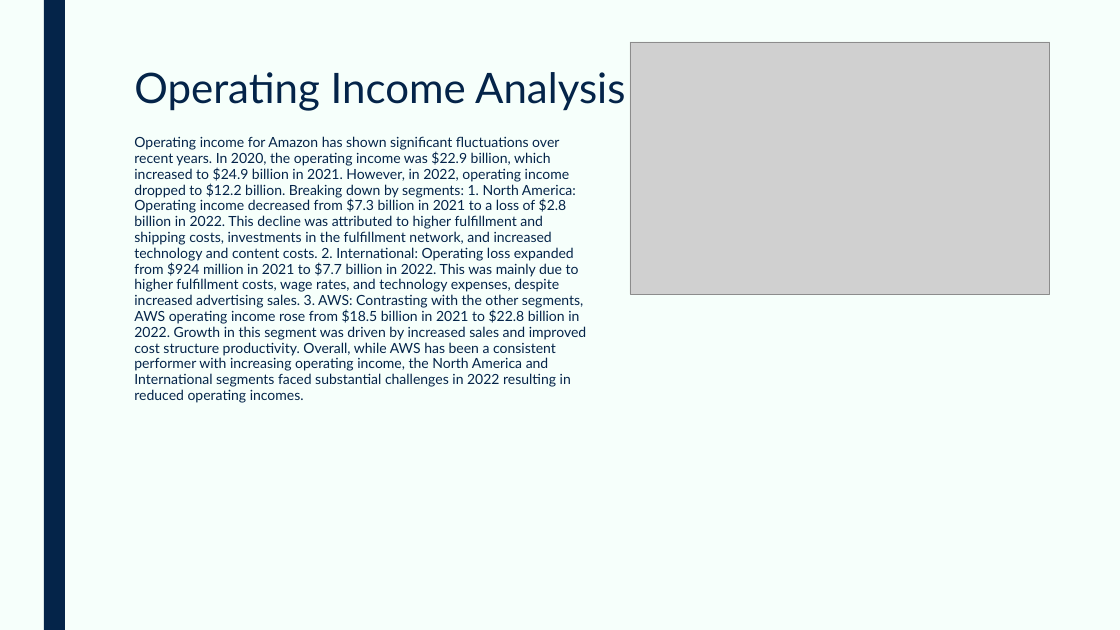
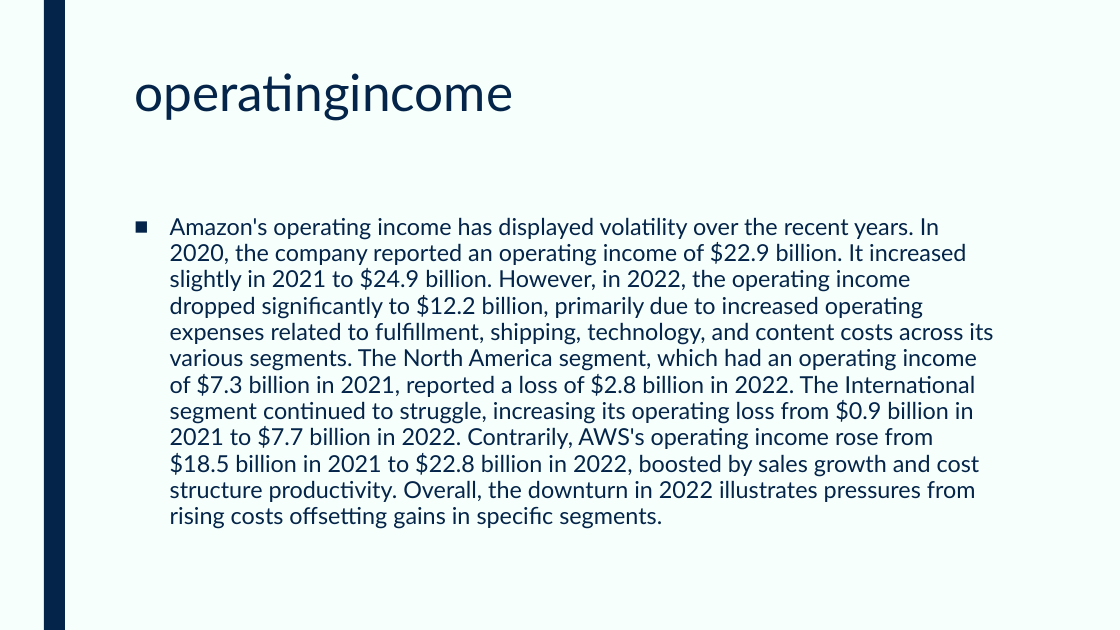
Before and after one commit to devangovind/AMUCLDISS, a slide deck: slide 4 of fastapi-backend/pres/output.pptx (slide 3 before the commit). Drawn at 1120x630 pixels with LibreOffice and Linux fonts; fonts in the diff are those of the drawing; grey boxes stand for pictures. Boxes give left, top, right and bottom in pixels: in the first picture for what was removed or moved away, otherwise in the second. Text is boxed around its words. In the diff, an @@ line names an element or a change of style, - is before the commit and + after.

```diff
--- a/fastapi-backend/pres/output.pptx
+++ b/fastapi-backend/pres/output.pptx
@@ picture removed at (630,42,1050,294) @@
@@ title at (134,73,513,120): text changed; size 36 to 44 pt @@
-Operating Income Analysis
+operatingincome
@@ text at (170,217,993,529): text changed; size 12 to 20 pt @@
-Operating income for Amazon has shown significant fluctuations over recent years. In 2020, the operating income was $22.9 billion, which increased to $24.9 billion in 2021. However, in 2022, operating income dropped to $12.2 billion. Breaking down by segments: 1. North America: Operating income decreased from $7.3 billion in 2021 to a loss of $2.8 billion in 2022. This decline was attributed to higher fulfillment and shipping costs, investments in the fulfillment network, and increased technology and content costs. 2. International: Operating loss expanded from $924 million in 2021 to $7.7 billion in 2022. This was mainly due to higher fulfillment costs, wage rates, and technology expenses, despite increased advertising sales. 3. AWS: Contrasting with the other segments, AWS operating income rose from $18.5 billion in 2021 to $22.8 billion in 2022. Growth in this segment was driven by increased sales and improved cost structure productivity. Overall, while AWS has been a consistent performer with increasing operating income, the North America and International segments faced substantial challenges in 2022 resulting in reduced operating incomes.
+■ Amazon's operating income has displayed volatility over the recent years. In 2020, the company reported an operating income of $22.9 billion. It increased slightly in 2021 to $24.9 billion. However, in 2022, the operating income dropped significantly to $12.2 billion, primarily due to increased operating expenses related to fulfillment, shipping, technology, and content costs across its various segments. The North America segment, which had an operating income of $7.3 billion in 2021, reported a loss of $2.8 billion in 2022. The International segment continued to struggle, increasing its operating loss from $0.9 billion in 2021 to $7.7 billion in 2022. Contrarily, AWS's operating income rose from $18.5 billion in 2021 to $22.8 billion in 2022, boosted by sales growth and cost structure productivity. Overall, the downturn in 2022 illustrates pressures from rising costs offsetting gains in specific segments.
```
Also in this commit, not shown: 2 other slides changed, 5 slides added, 2 slides removed, 5 other files.
